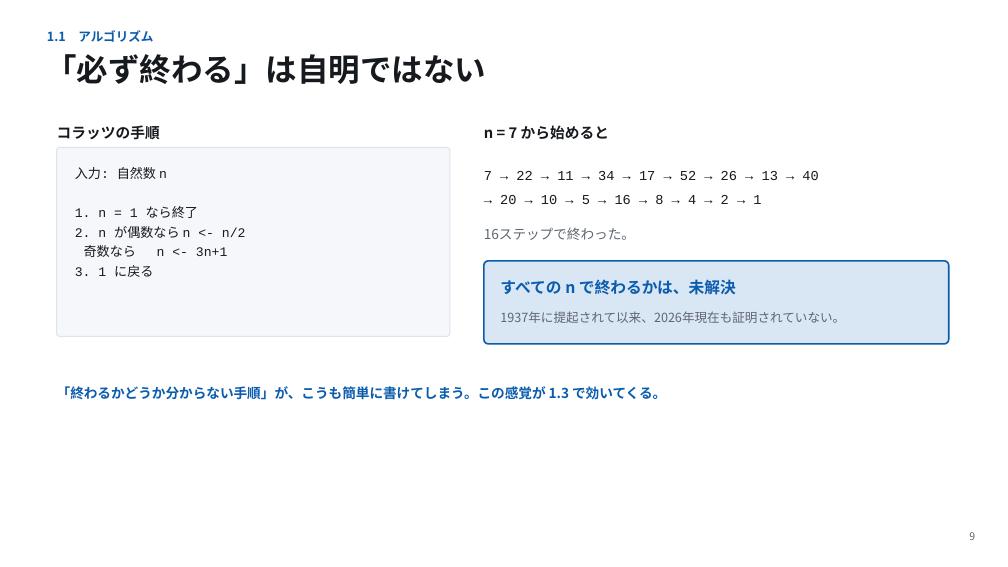
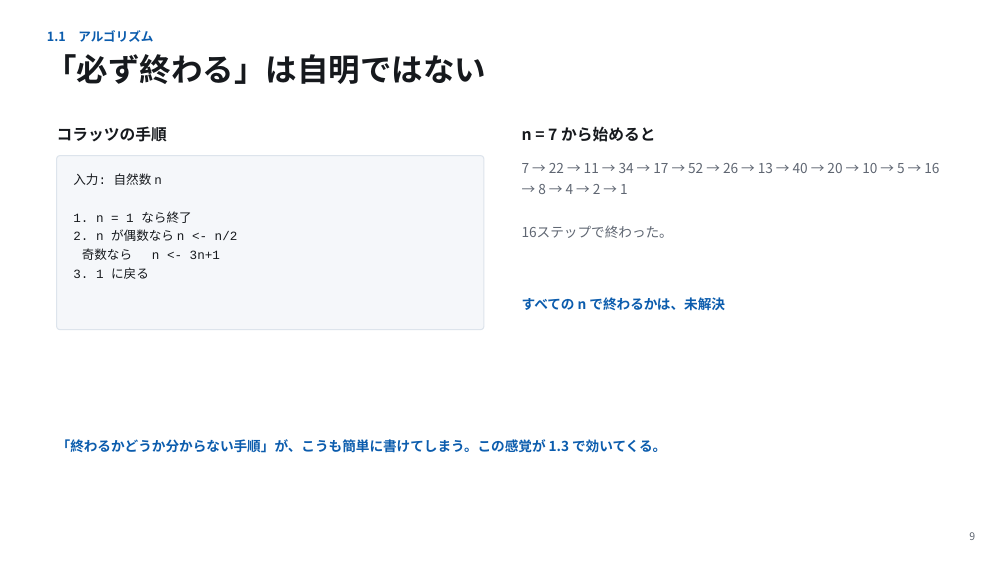
Before and after one commit to koide55/CompOutline, a slide deck: slide 9 of slides/第01回_計算とは何か.pptx. Drawn at 1008x567 pixels with LibreOffice and Linux fonts; fonts in the diff are those of the drawing. Boxes give left, top, right and bottom in pixels: in the first picture for what was removed or moved away, otherwise in the second. Text is boxed around its words. In the diff, an @@ line names an element or a change of style, - is before the commit and + after.

```diff
--- a/slides/第01回_計算とは何か.pptx
+++ b/slides/第01回_計算とは何か.pptx
@@ text "コラッツの手順" at [57,126,167,142]: size 14 to 15 pt @@
@@ text "n = 7 から始めると" at [522,126,655,142]: size 14 to 15 pt @@
@@ text "n = 7 から始めると": place and size @@
-text "n = 7 から始めると" at [484,125,609,140]
+text "n = 7 から始めると" at [522,126,655,142]
@@ rounded rectangle: place and size @@
-rounded rectangle at [57,147,450,337]
+rounded rectangle at [57,156,484,330]
@@ rounded rectangle at [57,156,484,330]: proportions changed @@
@@ text "入力: 自然数 n" at [73,173,238,279]: size 12.5 to 12 pt; line spacing 18.8pt to 18pt @@
@@ text at [522,163,939,238]: text changed; font Courier New to Noto Sans CJK JP; text colour #16191D to #5F6672 @@
-7 → 22 → 11 → 34 → 17 → 52 → 26 → 13 → 40
-→ 20 → 10 → 5 → 16 → 8 → 4 → 2 → 1
+7 → 22 → 11 → 34 → 17 → 52 → 26 → 13 → 40 → 20 → 10 → 5 → 16 → 8 → 4 → 2 → 1
+16ステップで終わった。
@@ text "7 → 22 → 11 ..." at [522,163,939,238]: vertical alignment middle to top @@
@@ text removed at [484,227,635,240] @@
-16ステップで終わった。
@@ rounded rectangle removed at [484,261,949,344] @@
@@ text "すべての n で終わるかは、未解決": place and size @@
-text "すべての n で終わるかは、未解決" at [500,279,736,295]
+text "すべての n で終わるかは、未解決" at [522,297,725,311]
@@ text "すべての n で終わるかは、未解決" at [522,297,725,311]: size 15 to 13 pt @@
@@ text removed at [500,311,845,323] @@
-1937年に提起されて以来、2026年現在も証明されていない。
@@ text "「終わるかどうか分からない手順」が、こうも簡単に書けてしまう。この感覚が 1.3 で効いてくる。": place and size @@
-text "「終わるかどうか分からない手順」が、こうも簡単に書けてしまう。この感覚が 1.3 で効いてくる。" at [57,386,666,400]
+text "「終わるかどうか分からない手順」が、こうも簡単に書けてしまう。この感覚が 1.3 で効いてくる。" at [57,439,666,453]
@@ text "「終わるかどうか分からない手順」が、こうも簡単に書けてしまう。この感覚が 1.3 で効いてくる。" at [57,439,666,453]: line spacing 1 to 19pt @@
```
Also in this commit, not shown: 21 other slides changed, 32 other files.
